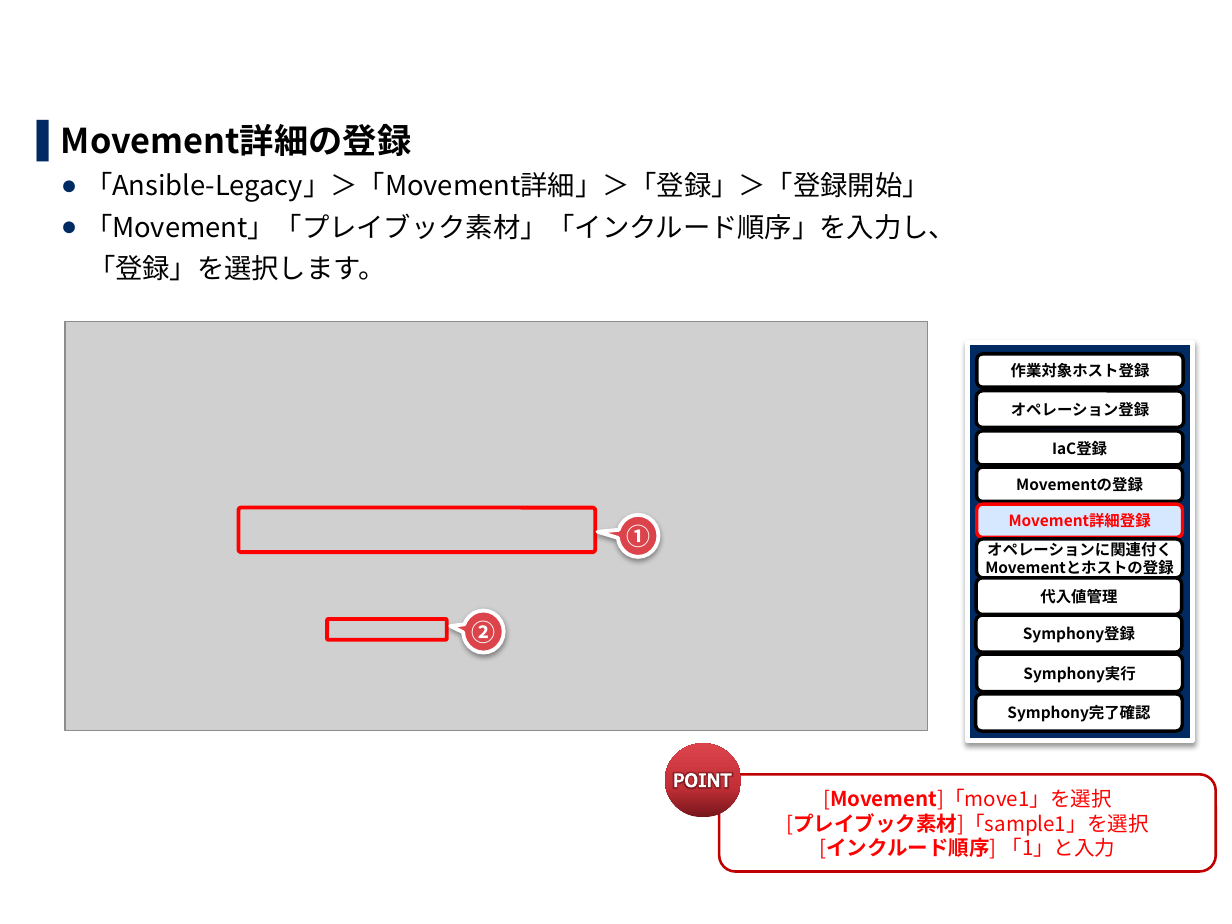
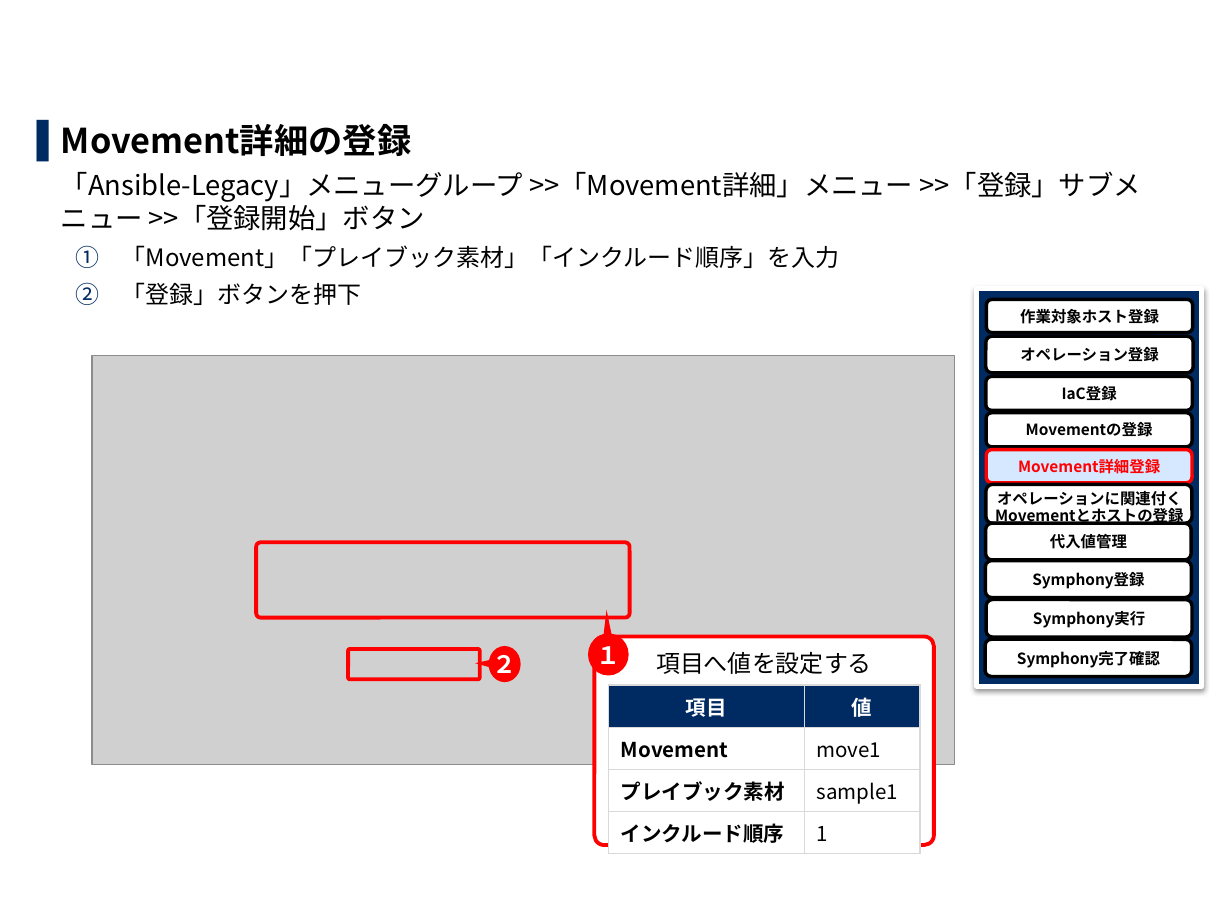
Before and after one commit to exastro-suite/it-automation-docs, a slide deck: slide 22 of asset/Learn_ja/ITA-base_practice_ja.pptx. Drawn at 1232x924 pixels with LibreOffice and Linux fonts; fonts in the diff are those of the drawing; grey boxes stand for pictures; background and template pictures are left out. Boxes give left, top, right and bottom in pixels: in the first picture for what was removed or moved away, otherwise in the second. Text is boxed around its words. In the diff, an @@ line names an element or a change of style, - is before the commit and + after.

Commit message:
modified:   ITA-Ansible-Driver_ja.pdf 	new file:   ITA-Ansible-Driver_ja.pptx 	new file:   ITA-base_classroom_lecture_ja.pdf 	new file:   ITA-base_classroom_lecture_ja.pptx 	modified:   ITA-base_practice_ja.pdf 	modified:   ITA-base_practice_ja.pptx 	deleted:    "ITA-Ansible-Driver_ja _\345\272\247\345\255\246.pptx" 	deleted:    ITA-base_classroom lecture_ja.pdf 	deleted:    ITA-base_classroom lecture_ja.pptx

```diff
--- a/asset/Learn_ja/ITA-base_practice_ja.pptx
+++ b/asset/Learn_ja/ITA-base_practice_ja.pptx
@@ text at <box>61,172,1140,305</box>: text changed @@
-  ● 「Ansible-Legacy」＞「Movement詳細」＞「登録」＞「登録開始」
-  ● 「Movement」「プレイブック素材」「インクルード順序」を入力し、
-  「登録」を選択します。
+  「Ansible-Legacy」メニューグループ >>「Movement詳細」メニュー >>「登録」サブメニュー >>「登録開始」ボタン
+    1. 「Movement」「プレイブック素材」「インクルード順序」を入力
+    2. 「登録」ボタンを押下
@@ 9 rounded rectangles, 1 rectangle: place and size @@
-9 rounded rectangles, 1 rectangle at <box>967,342,1191,740</box>
+9 rounded rectangles, 1 rectangle at <box>977,288,1201,686</box>
@@ picture: place and size @@
-picture at <box>65,322,928,731</box>
+picture at <box>92,355,955,764</box>
@@ rounded rectangle added at <box>986,484,1191,524</box>, fill #FFFFFF, outline #000000 2 pt @@
@@ rounded rectangle "オペレーションに関連付く": place and size @@
-rounded rectangle "オペレーションに関連付く" at <box>977,538,1183,578</box>
+rounded rectangle "オペレーションに関連付く" at <box>987,488,1193,527</box>
@@ rounded rectangle "オペレーションに関連付く" at <box>987,488,1193,527</box>: line spacing 1 to 10.4pt; fill #FFFFFF to none; outline #000000 2 pt to none @@
@@ rounded rectangle: place and size @@
-rounded rectangle at <box>239,508,596,552</box>
+rounded rectangle at <box>256,542,630,617</box>
@@ rounded rectangle: place and size @@
-rounded rectangle at <box>328,620,447,641</box>
+rounded rectangle at <box>349,649,480,680</box>
@@ speech bubble "２": place and size @@
-speech bubble "２" at <box>463,611,504,653</box>
+speech bubble "２" at <box>489,646,521,681</box>
@@ speech bubble "２" at <box>489,646,521,681</box>: fill #DC444C to #FF0000; outline #FFFFFF 2.25 pt to none; shadow off; proportions changed @@
@@ text in speech bubble at <box>493,649,517,680</box>: text changed @@
-②
+２
@@ speech bubble "１" at <box>588,633,628,675</box>: fill #DC444C to #FF0000; outline #FFFFFF 2.25 pt to none; shadow off; proportions changed @@
@@ speech bubble "１": place and size @@
-speech bubble "１" at <box>618,515,659,557</box>
+speech bubble "１" at <box>588,633,628,675</box>
@@ rounded rectangle added at <box>594,637,934,845</box>, fill #FFFFFF, outline #FF0000 2.25 pt, 14 pt, text #000000 @@
+項目へ値を設定する
@@ text in speech bubble at <box>596,646,620,664</box>: text changed @@
-①
+１
@@ table added at <box>609,685,920,847</box>, 4 rows, 2 columns @@
+項目 | 値
+Movement | move1
+プレイブック素材 | sample1
+インクルード順序 | 1
@@ ellipse removed at <box>665,743,742,817</box> @@
@@ freeform shape removed at <box>674,772,731,787</box> @@
@@ rounded rectangle removed at <box>719,775,1216,872</box> @@
-[Movement]「move1」を選択
-[プレイブック素材]「sample1」を選択
-[インクルード順序] 「1」と入力
```
Also in this commit, not shown: 24 other slides changed, 5 other files.
